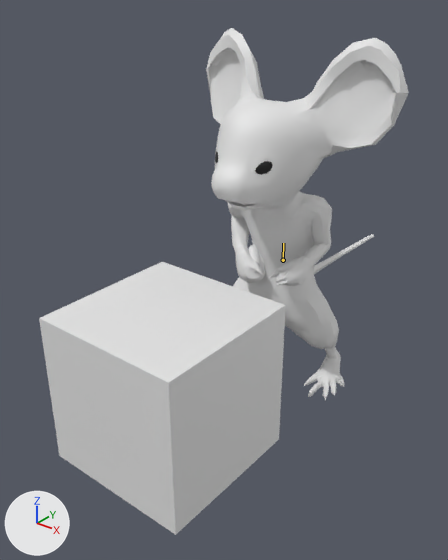
An edit to the Blender file Mouse/Mouse Clean (1).blend, drawn before and after from the same camera.
Camera for both pictures: a 50 mm lens placed at (0.639, -0.7, 0.826), pointed at (-0.054, 0.166, 0.289). Every picture has the same lights, and +X, +Y and +Z are marked at lower left. Both versions are drawn at the pose saved in each file; the numbers are the values there. The bones that change are drawn over the model as lines.

Objects in the first picture: 'Cube', 'Mouse'.
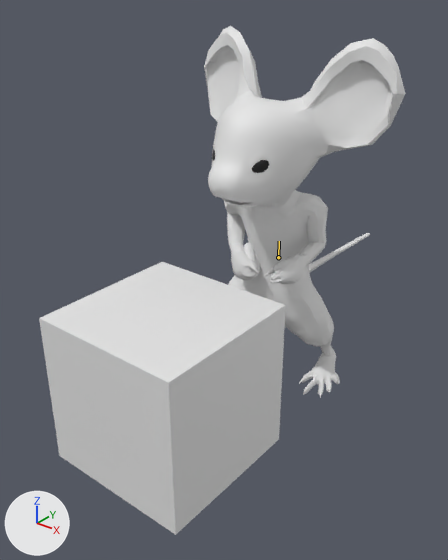
Commit message: making sure all the animations work

The edits, one by one:
Object 'Mouse_Rig' (bone_rig_object) moves from (0.012, 0.0, -0.001) to (0.0, 0.0, 0.0).
Bone 'mixamorig:Spine' (bone_mixamorig_spine) turns from (7, 1, 1) to (6, 1, 0) degrees about its own x, y and z.

Location of each change, [x1, y1, x2, y2] in pixels of the pictures (448 x 560 px):
'Mouse', posed
    before: [206, 28, 409, 401]
    after: [204, 25, 406, 398]
bone 'mixamorig:Spine', root to tip
    before: (283, 260) to (283, 243)
    after: (278, 257) to (279, 241)
